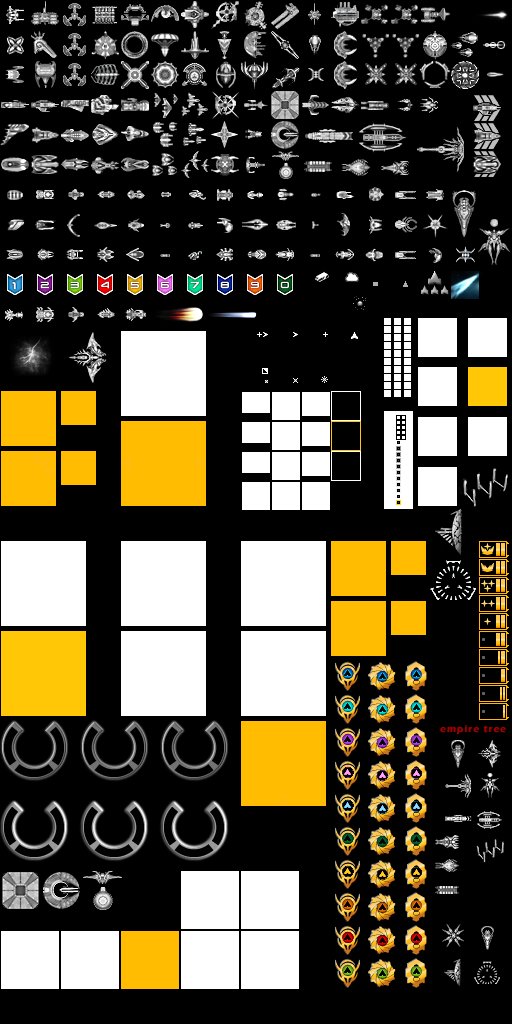
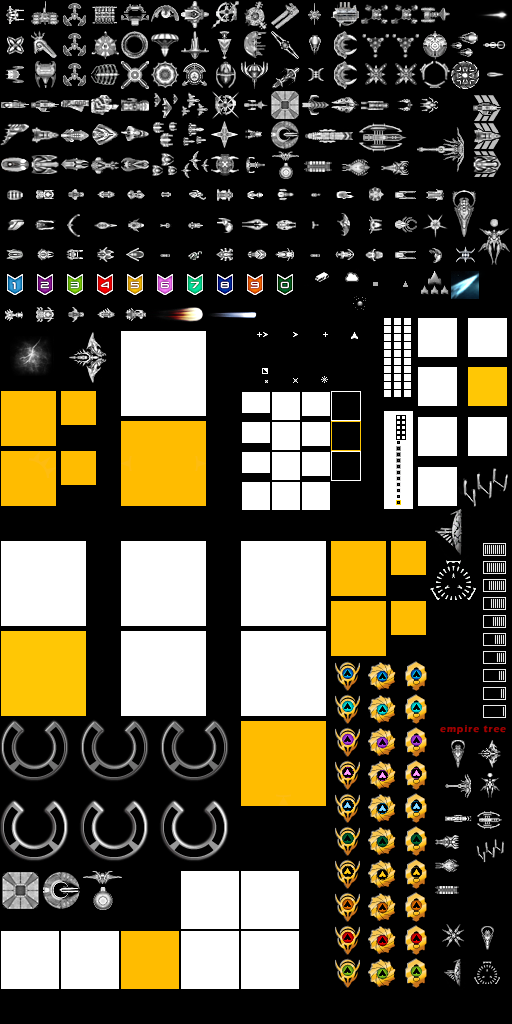
Layered file, before and after one edit (512x1024). Changes by layer:
renamed "Layer 1" to "Layer 13", painted on it over [475, 541, 506, 718]
painted on "Background" over [475, 541, 509, 720]
